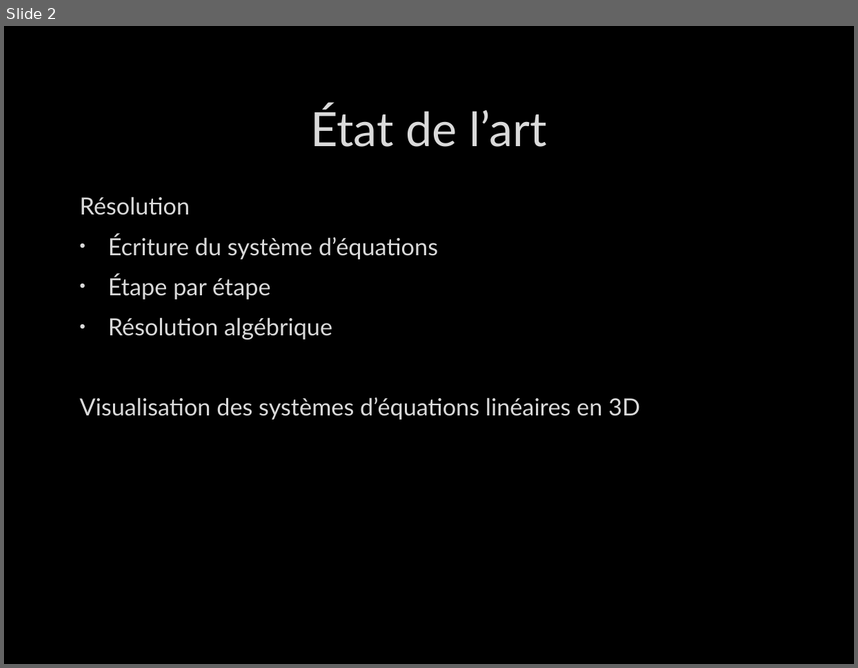
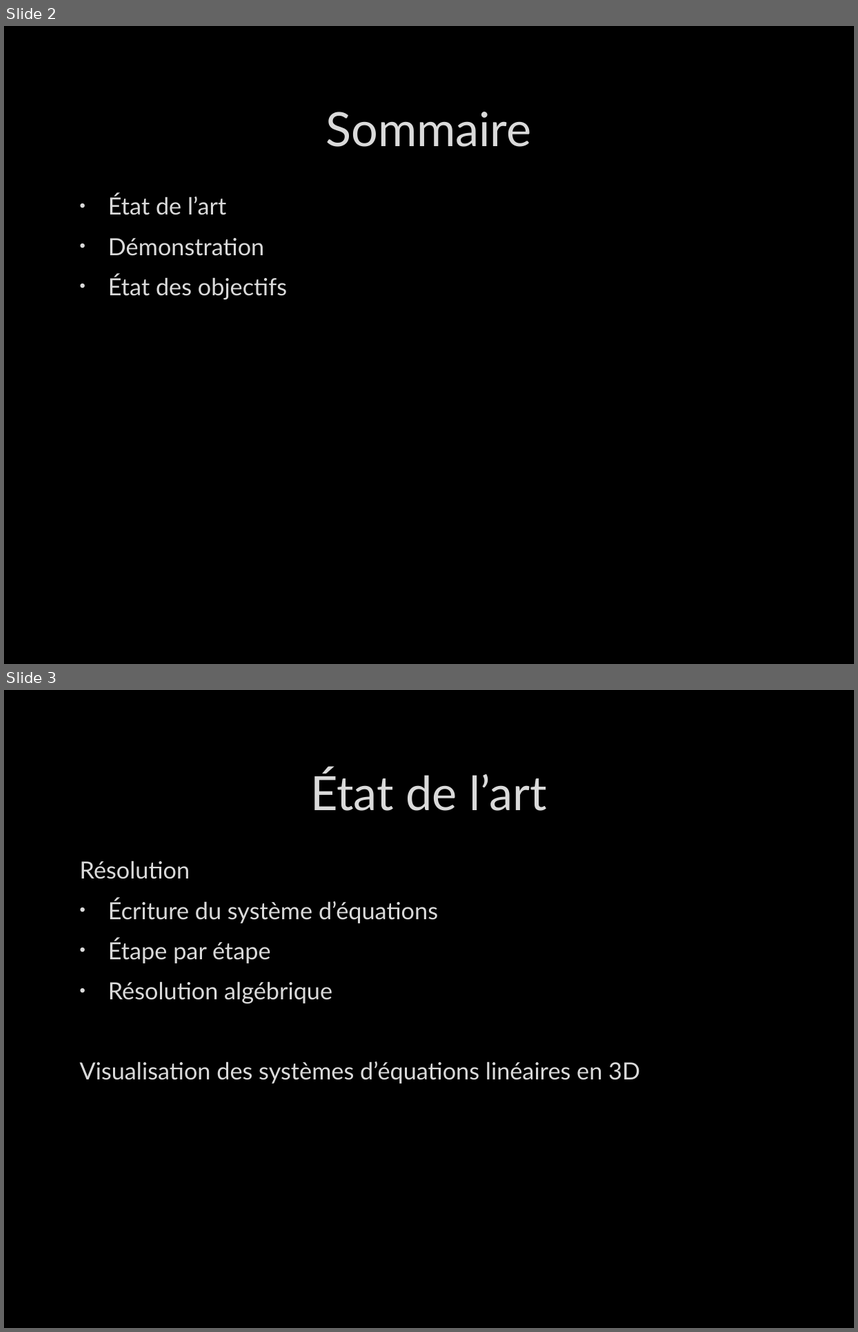
Before and after one commit to bastou2316/p2-java, a slide deck: Projet Hes d'été/4. Cloture/Présentation NSolver v2.pptx. Shown one above the other, each under a label of ours: slide 2 before the commit, slides 2 and 3 after it. The pictures are 858x668 and 858x1332 pixels, drawn with LibreOffice and Linux fonts; fonts in the diff are those of the drawing; background and template pictures are left out. Boxes give left, top, right and bottom in pixels: in the first picture for what was removed or moved away, otherwise in the second. Text is boxed around its words. In the diff, an @@ line names an element or a change of style, - is before the commit and + after.

```diff
--- a/Projet Hes d'été/4. Cloture/Présentation NSolver v2.pptx
+++ b/Projet Hes d'été/4. Cloture/Présentation NSolver v2.pptx
@@ slide 2 added at <box>4,26,854,664</box>, background picture (left out) @@
@@ title added at <box>326,112,531,147</box>, 40 pt, text #DADADA @@
+Sommaire
@@ text added at <box>108,194,287,299</box>, 20 pt, text #DADADA @@
+• État de l’art
+• Démonstration
+• État des objectifs
@@ what was slide 2 is now slide 3 @@
```
Also in this commit, not shown: 4 slides changed, 7 other slides added.
